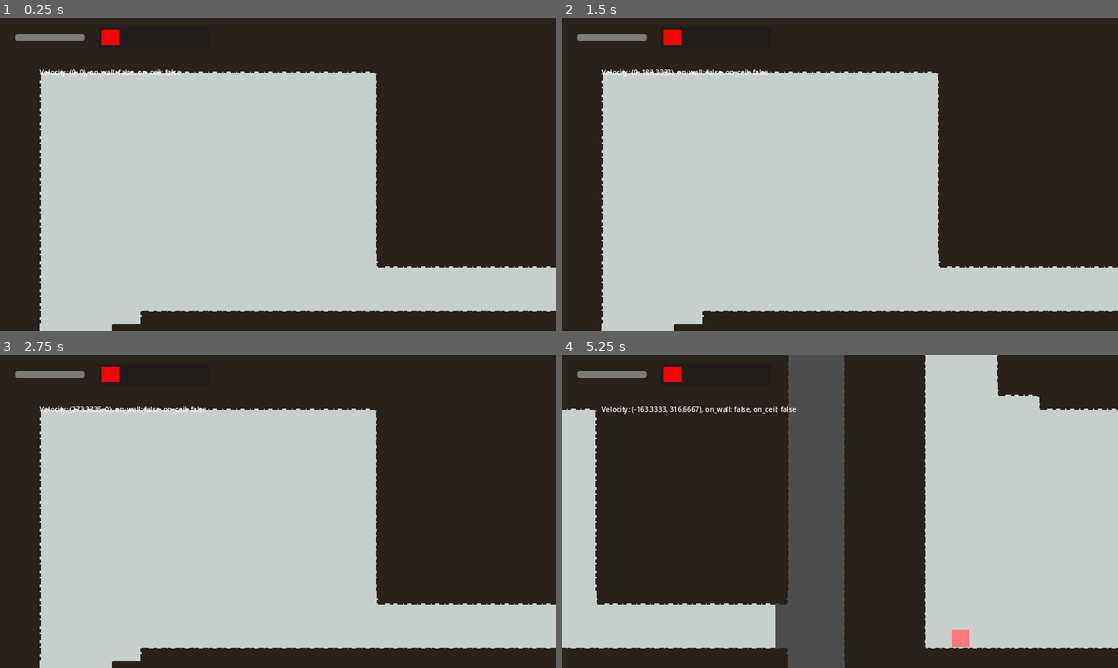
Above: before the commit, frames 1-4 (two rows, left to right).
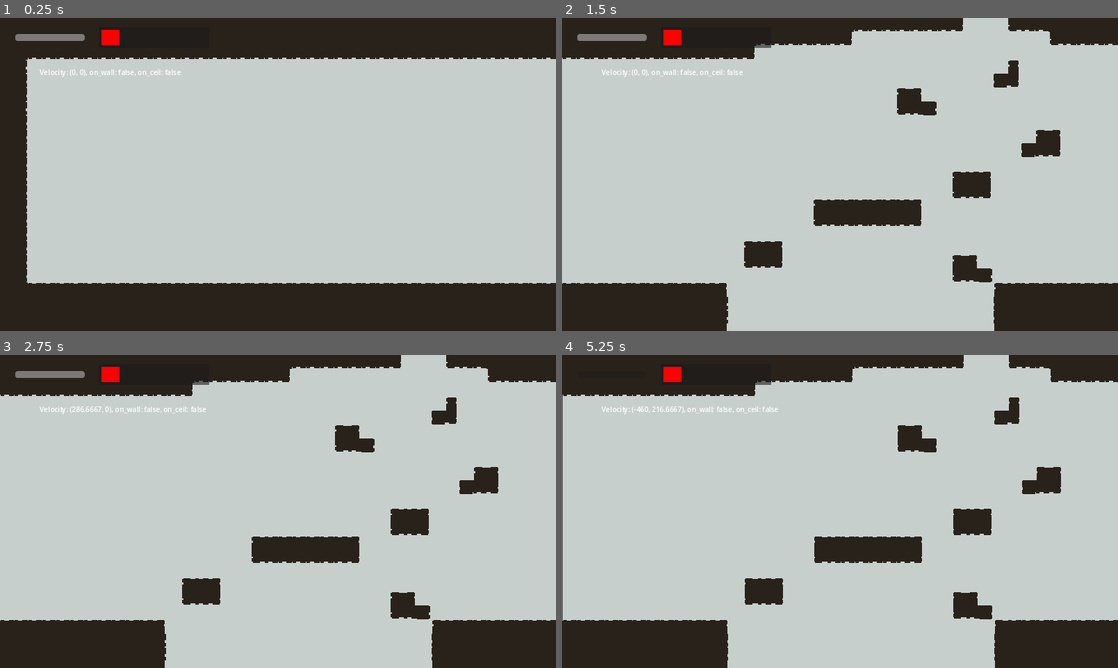
Above: after the commit, the same moments.

Repository: mnikn/Colorless-World
Game: Godot game, scene res://src/levels/level-manager.tscn
Two runs of this game, one before a commit and one after it. Both use one fixed random seed, a clock stepped at 60 frames per second and the inputs below.
Inputs:
- Up to frame 1 (0.25 s): no input
- Up to frame 2 (1.5 s): tap Enter at 0.5 s; hold Right (player_right) 0.53-1.28 s; hold K (player_dash) 0.53-1.28 s; tap Space (player_jump) at 0.77 s; hold Down (player_down) from 1.28 s (still down); tap 3 (player_select_blue) at 1.35 s
- Up to frame 3 (2.75 s): tap Space (player_jump) at 1.52 s; release Down (player_down) at 2.03 s; hold Right (player_right) from 2.03 s (still down); tap 2 (player_select_green) at 2.1 s
- Up to frame 4 (5.25 s): release Right (player_right) at 2.78 s; hold Up (player_up) 2.78-3.53 s; tap 1 (player_select_red) at 2.85 s; tap Space (player_jump) at 3.02, 3.77, 4.52 s; hold K (player_dash) 3.53-4.28 s; hold Left (player_left) 3.53-5.03 s; tap 3 (player_select_blue) at 4.35 s; hold Down (player_down) from 5.03 s (still down); tap 2 (player_select_green) at 5.1 s

The runs differ from the first frame. In frame 1, 35% of the frame differs, in the area x 4-100%, y 12-100%; in frame 2, 44%; in frame 3, 44%; in frame 4, 57%, in the area x 0-100%, y 0-100%.
Error in both runs: Cannot call method 'get_size' on a null value. (res://src/components/aseprite_animation_sprite.gd:44)

Commit message:
feat: update action

Diff:
--- a/assets/character/horz-idle.json
+++ b/assets/character/horz-idle.json
@@ -2,7 +2,29 @@
   "frames": [
     {
       "frame": 1,
-      "duration": 100,
+      "duration": 500,
+      "collision": {
+        "x": 5,
+        "y": 3,
+        "width": 8,
+        "height": 15,
+        "shapeType": "retangle"
+      }
+    },
+    {
+      "frame": 2,
+      "duration": 500,
+      "collision": {
+        "x": 5,
+        "y": 3,
+        "width": 8,
+        "height": 15,
+        "shapeType": "retangle"
+      }
+    },
+    {
+      "frame": 3,
+      "duration": 500,
       "collision": {
         "x": 5,
         "y": 3,
@@ -13,7 +35,7 @@
     }
   ],
   "animation": {
-    "loop": false,
+    "loop": true,
     "img": "D:\\game_projects\\colorless-world\\assets\\character\\horz-idle.png"
   }
 }
--- /dev/null
+++ b/assets/character/hroz-run.json
@@ -0,0 +1,19 @@
+{
+  "frames": [
+    {
+      "frame": 1,
+      "duration": 100,
+      "collision": {
+        "x": 5,
+        "y": 3,
+        "width": 8,
+        "height": 15,
+        "shapeType": "retangle"
+      }
+    }
+  ],
+  "animation": {
+    "loop": false,
+    "img": "D:\\game_projects\\colorless-world\\assets\\character\\hroz-run.png"
+  }
+}
--- a/src/components/character/state_manager/player/move.gd
+++ b/src/components/character/state_manager/player/move.gd
@@ -51,6 +51,9 @@
 	var input_vector = Vector2.ZERO
 	input_vector.x = Input.get_action_strength("player_right") - Input.get_action_strength("player_left")
 	input_vector.y = Input.get_action_strength("player_down") - Input.get_action_strength("player_up")
+
+	if input_vector.x != 0:
+		self.host.direction = "left" if input_vector.x < 0 else "right"
 	self.is_on_ground = self.host.is_on_floor()
 	if is_on_ground:
 		cannot_dash = false
--- a/src/levels/components/hammer.gd
+++ b/src/levels/components/hammer.gd
@@ -5,8 +5,8 @@
 func _on_body_entered(body):
 	if GameManager.has_hammer:
 		return
+	GameManager.has_hammer = true
+	GameManager.levels[hammer_id] = false
 	self.set_deferred("monitoring", false)
 	await TweenUtils.hide(self, 0.2, { "modulate": true, "scale": true })
 	self.queue_free()
-	GameManager.has_hammer = true
-	GameManager.levels[hammer_id] = false
--- a/src/levels/level-4.tscn
+++ b/src/levels/level-4.tscn
@@ -44,7 +44,7 @@
 collision_layer = 256
 monitorable = false
 script = ExtResource("2_14pw5")
-target_scene = "res://src/levels/level-2.tscn"
+target_scene = "res://src/levels/level-12.tscn"
 direction = "up"
 
 [node name="Collision" type="CollisionShape2D" parent="Exits/Exit3" index="0"]
--- a/src/levels/level-manager.gd
+++ b/src/levels/level-manager.gd
@@ -1,6 +1,6 @@
 extends Node2D
 
-const intial_scene = "res://src/levels/level-12.tscn"
+const intial_scene = "res://src/levels/level-1.tscn"
 var changing_color = false
 
 func _ready():
Binary file changed: assets/character/__$$__tmp_file.ase
Binary file changed: assets/character/character.ase
Binary file changed: assets/character/horz-idle.png
Binary file added: assets/character/hroz-run.png
Not shown, added: assets/character/hroz-run.png.import
